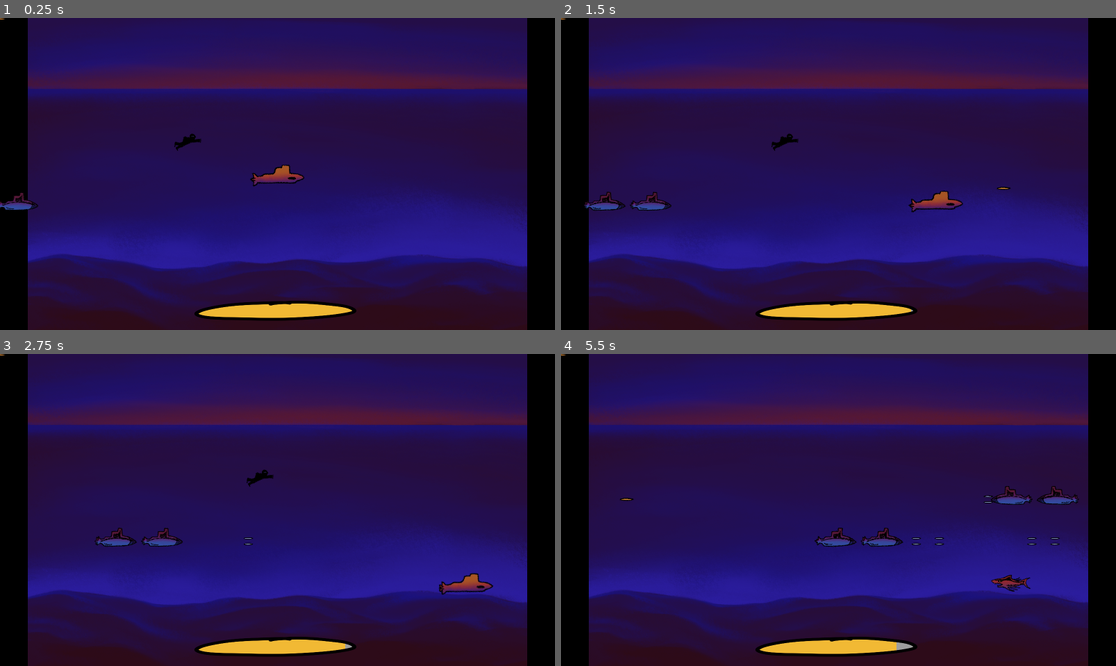
Above: before the commit, frames 1-4 (two rows, left to right).
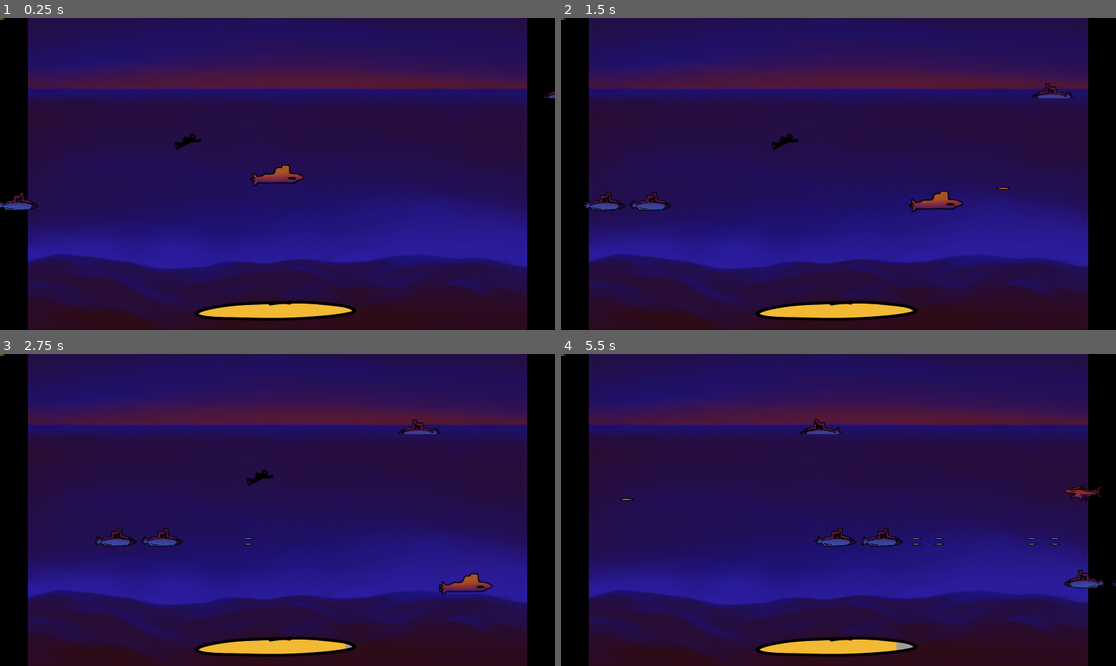
Above: after the commit, the same moments.

Repository: bakdorl/Seaquest
Game: Godot game, scene res://ocean.tscn
Two runs of this game, one before a commit and one after it. Both use one fixed random seed, a clock stepped at 60 frames per second and the inputs below.
Inputs:
- Up to frame 1 (0.25 s): no input
- Up to frame 2 (1.5 s): hold D (right) 0.53-1.28 s; tap Space (shoot) at 0.6, 1.35 s; hold S (down) from 1.28 s (still down)
- Up to frame 3 (2.75 s): release S (down) at 2.03 s; hold D (right) from 2.03 s (still down); tap Space (shoot) at 2.1 s
- Up to frame 4 (5.5 s): release D (right) at 2.78 s; hold W (up) 2.78-3.53 s; tap Space (shoot) every 0.75 s from 2.85 to 5.1 s; hold A (left) 3.53-5.03 s; hold S (down) from 5.03 s (still down)

The runs differ from the first frame. In frame 1, less than 0.1% of the frame differs, in the area x 97-100%, y 23-26%; in frame 2, 0.2%; in frame 3, 0.2%; in frame 4, 1.2%, in the area x 42-100%, y 20-77%.

Commit message:
enemysub two added

Diff:
--- /dev/null
+++ b/enemysub_two.tscn
@@ -0,0 +1,46 @@
+[gd_scene format=3 uid="uid://ctc0ixokldi6e"]
+
+[ext_resource type="Script" uid="uid://vp6p2mhgpkng" path="res://enemysub_two/enemysub_two.gd" id="1_8geyn"]
+[ext_resource type="Texture2D" uid="uid://c8tevs6pmp1ey" path="res://enemysub_two/Enemysubtwo(1).png" id="1_llv4d"]
+
+[sub_resource type="AtlasTexture" id="AtlasTexture_8geyn"]
+atlas = ExtResource("1_llv4d")
+region = Rect2(0, 0, 158, 61)
+
+[sub_resource type="AtlasTexture" id="AtlasTexture_54nxn"]
+atlas = ExtResource("1_llv4d")
+region = Rect2(158, 0, 158, 61)
+
+[sub_resource type="AtlasTexture" id="AtlasTexture_po0oq"]
+atlas = ExtResource("1_llv4d")
+region = Rect2(316, 0, 158, 61)
+
+[sub_resource type="SpriteFrames" id="SpriteFrames_0ubux"]
+animations = [{
+"frames": [{
+"duration": 1.0,
+"texture": SubResource("AtlasTexture_8geyn")
+}, {
+"duration": 1.0,
+"texture": SubResource("AtlasTexture_54nxn")
+}, {
+"duration": 1.0,
+"texture": SubResource("AtlasTexture_po0oq")
+}],
+"loop": true,
+"name": &"default",
+"speed": 5.0
+}]
+
+[sub_resource type="RectangleShape2D" id="RectangleShape2D_fchcq"]
+size = Vector2(148, 50)
+
+[node name="enemysub_two" type="Area2D" unique_id=1871379930]
+script = ExtResource("1_8geyn")
+
+[node name="AnimatedSprite2D" type="AnimatedSprite2D" parent="." unique_id=252407426]
+sprite_frames = SubResource("SpriteFrames_0ubux")
+
+[node name="CollisionShape2D" type="CollisionShape2D" parent="." unique_id=383908228]
+position = Vector2(0, 3)
+shape = SubResource("RectangleShape2D_fchcq")
--- /dev/null
+++ b/enemysub_two/enemysub_two.gd
@@ -0,0 +1,20 @@
+extends Area2D
+
+@export var speed = 200.0
+var direction = -1
+
+func _ready():
+	$AnimatedSprite2D.play("default")
+	$AnimatedSprite2D.flip_h = (direction == 1)
+	add_to_group("enemies")
+
+func _process(delta):
+	position.x += speed * direction * delta
+
+	if position.x > 2000 or position.x < 1:
+		queue_free()
+
+func _on_area_entered(area):
+	if area.is_in_group("projectiles"):
+		area.queue_free()
+		queue_free()
--- a/ocean.tscn
+++ b/ocean.tscn
@@ -10,6 +10,7 @@
 [ext_resource type="Script" uid="uid://1wrbeenktfmd" path="res://spawn_manager.gd" id="9_nrb0v"]
 [ext_resource type="PackedScene" uid="uid://byhnwhm3b0ckx" path="res://enemysub.tscn" id="9_v5bp3"]
 [ext_resource type="PackedScene" uid="uid://bjwx1ipcmh5sv" path="res://area_2d.tscn" id="10_v5bp3"]
+[ext_resource type="PackedScene" uid="uid://ctc0ixokldi6e" path="res://enemysub_two.tscn" id="11_xgj7f"]
 
 [sub_resource type="RectangleShape2D" id="RectangleShape2D_06qne"]
 size = Vector2(94.44104, 34.750336)
@@ -107,6 +108,8 @@
 
 [node name="projectileenemy" parent="." unique_id=1584864070 instance=ExtResource("10_v5bp3")]
 
+[node name="enemysub_two" parent="." unique_id=1871379930 instance=ExtResource("11_xgj7f")]
+
 [connection signal="oxygen_changed" from="Submarine" to="oxygen_ui/UI/TextureProgressBar" method="_on_submarine_oxygen_changed"]
 [connection signal="screen_exited" from="diver/VisibleOnScreenNotifier2D" to="diver" method="_on_visible_on_screen_notifier_2d_screen_exited"]
 
--- a/spawn_manager.gd
+++ b/spawn_manager.gd
@@ -1,11 +1,68 @@
 extends Node2D
 
+#@onready var shark_scene = preload("res://shark.tscn")
+#@onready var enemysub_scene = preload("res://enemysub.tscn")
+#const LANES = [345, 490, 635, 780]
+#
+#
+#var lane_active = [false, false, false, false]
+#
+#func _ready():
+	#spawn_logic_loop()
+	#
+#func spawn_logic_loop():
+	#var available_indices = []
+	#for i in range(4):
+		#if not lane_active[i]:
+			#available_indices.append(i)
+	#available_indices.shuffle()
+	#var num_to_attempt = randi_range(1, 2)
+	#for i in range(min(num_to_attempt, available_indices.size())):
+		#var idx = available_indices[i]
+		#if not lane_active[idx]:
+			#process_lane_spawn(idx)
+	#await get_tree().create_timer(randf_range(3.0, 5.0)).timeout
+	#spawn_logic_loop()
+#
+#func process_lane_spawn(lane_idx):
+	#lane_active[lane_idx] = true
+	#var y_pos = LANES[lane_idx]
+	#var dir = 1 if randf() > 0.5 else -1
+	#var spawn_x = 10 if dir == 1 else 1999
+	#var enemy_type = shark_scene if randf() > 0.5 else enemysub_scene
+	#var count = 1
+	#var roll = randf()
+	#if roll < 0.65:
+		#count = 1
+	#elif roll < 0.90:
+		#count = 2
+	#else:
+		#count = 3
+	#for i in range(count):
+		#create_enemy(enemy_type, spawn_x, y_pos, dir)
+		#await get_tree().create_timer(0.8).timeout
+	#await get_tree().create_timer(5.0).timeout
+	#lane_active[lane_idx] = false
+	#
+#func create_enemy(scene, x, y, dir):
+	#var e = scene.instantiate()
+	#e.position = Vector2(x, y)
+	#if "direction" in e:
+		#e.direction = dir
+	#add_child(e)
+
+
+
+
+#COM ENEMYSUBTWO
 @onready var shark_scene = preload("res://shark.tscn")
 @onready var enemysub_scene = preload("res://enemysub.tscn")
+@onready var enemysub_two_scene = preload("res://enemysub_two.tscn")
+const SURFACE_Y = 250
 const LANES = [345, 490, 635, 780]
 
-
 var lane_active = [false, false, false, false]
+var surface_active = false
 
 func _ready():
 	spawn_logic_loop()
@@ -19,8 +76,11 @@
 	var num_to_attempt = randi_range(1, 2)
 	for i in range(min(num_to_attempt, available_indices.size())):
 		var idx = available_indices[i]
+		process_lane_spawn(idx)
 		if not lane_active[idx]:
 			process_lane_spawn(idx)
+	if not surface_active and randf() < 0.15:
+		process_surface_spawn()
 	await get_tree().create_timer(randf_range(3.0, 5.0)).timeout
 	spawn_logic_loop()
 
@@ -50,3 +110,12 @@
 	if "direction" in e:
 		e.direction = dir
 	add_child(e)
+
+
+func process_surface_spawn():
+	surface_active = true
+	var dir = 1 if randf() > 0.5 else -1
+	var spawn_x = 10 if dir == 1 else 1999
+	create_enemy(enemysub_two_scene, spawn_x, SURFACE_Y, dir)
+	await get_tree().create_timer(8.0).timeout
+	surface_active = false
Binary file added: enemysub_two/Enemysubtwo(1).png
Not shown, added: enemysub_two/Enemysubtwo(1).png.import
Not shown, added: enemysub_two/enemysub_two.gd.uid
